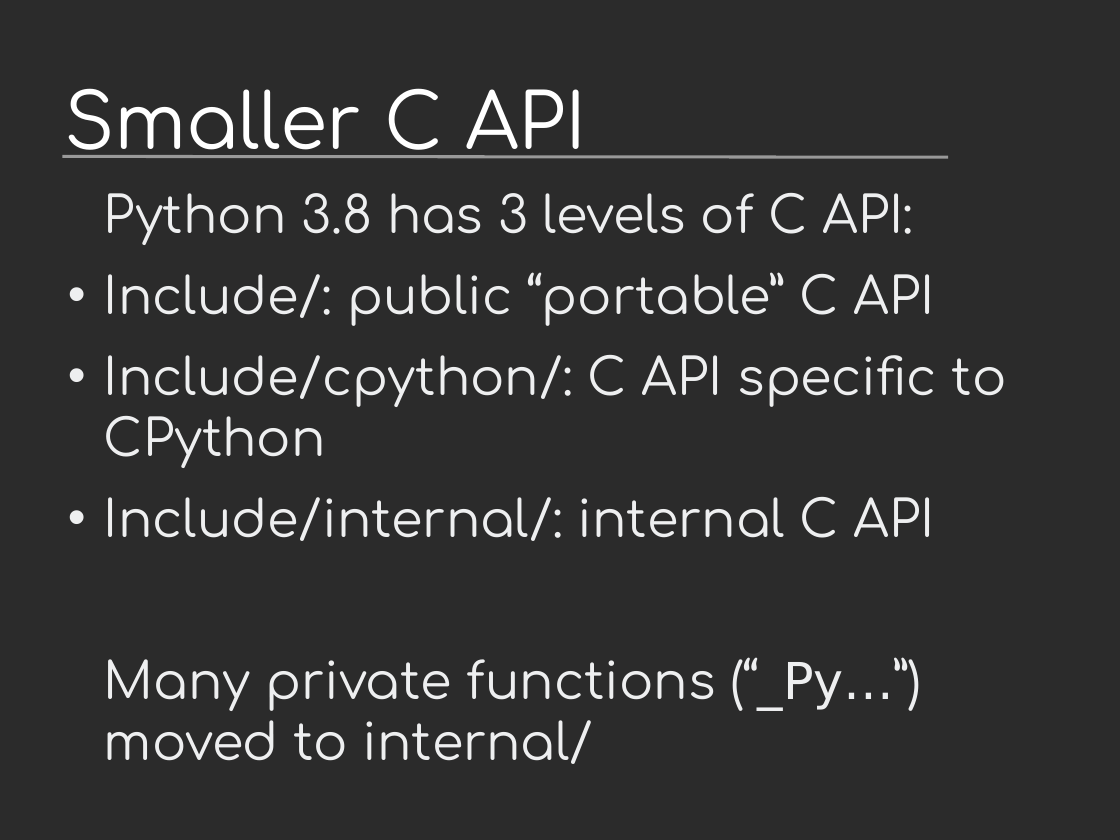
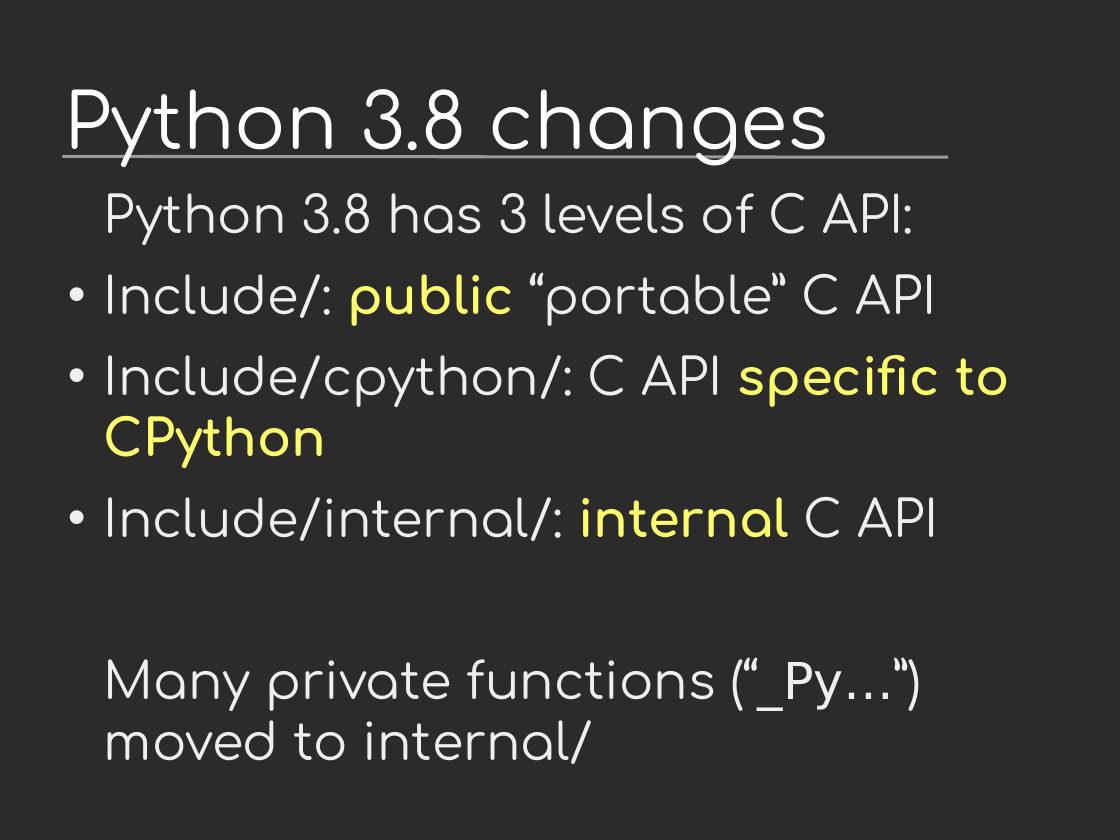
Before and after one commit to vstinner/talks, a slide deck: slide 29 of 2019-EuroPython/python_performance.odp. Drawn at 1120x840 pixels with LibreOffice and Linux fonts; fonts in the diff are those of the drawing; background and template pictures are left out; a plain dark background stands for a picture behind light text. Boxes give left, top, right and bottom in pixels: in the first picture for what was removed or moved away, otherwise in the second. Text is boxed around its words. In the diff, an @@ line names an element or a change of style, - is before the commit and + after.

Commit message:
EuroPython

```diff
--- a/2019-EuroPython/python_performance.odp
+++ b/2019-EuroPython/python_performance.odp
@@ title at (64, 89, 829, 167): text changed @@
-Smaller C API
+Python 3.8 changes
@@ text at (104, 272, 1010, 541): text colour #EEEFF0 to #FFFF6D, bold on in "public", "specific to CPython", "internal" @@
```
Also in this commit, not shown: 12 other slides changed, 7 slides added, 2 slides removed.
